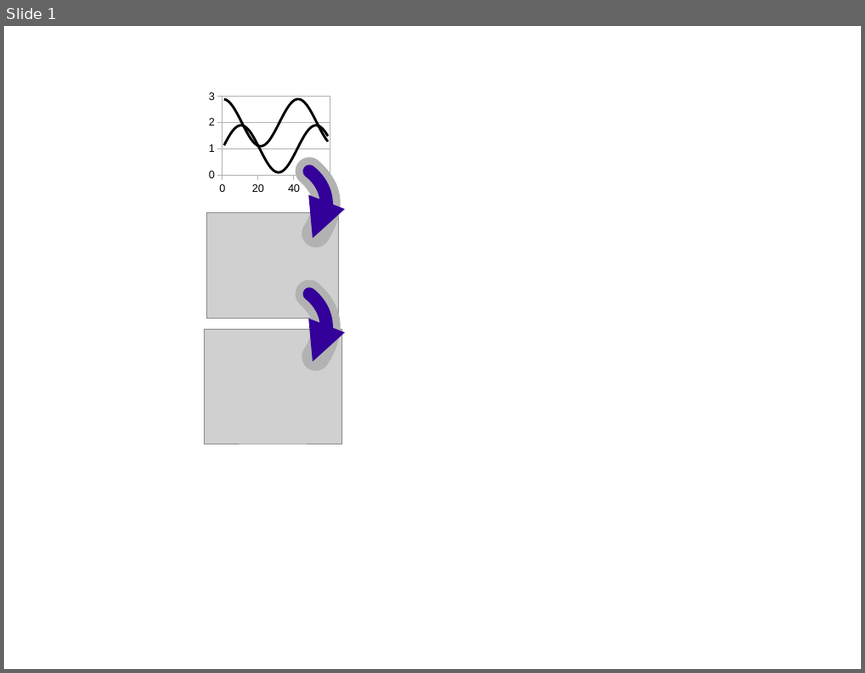
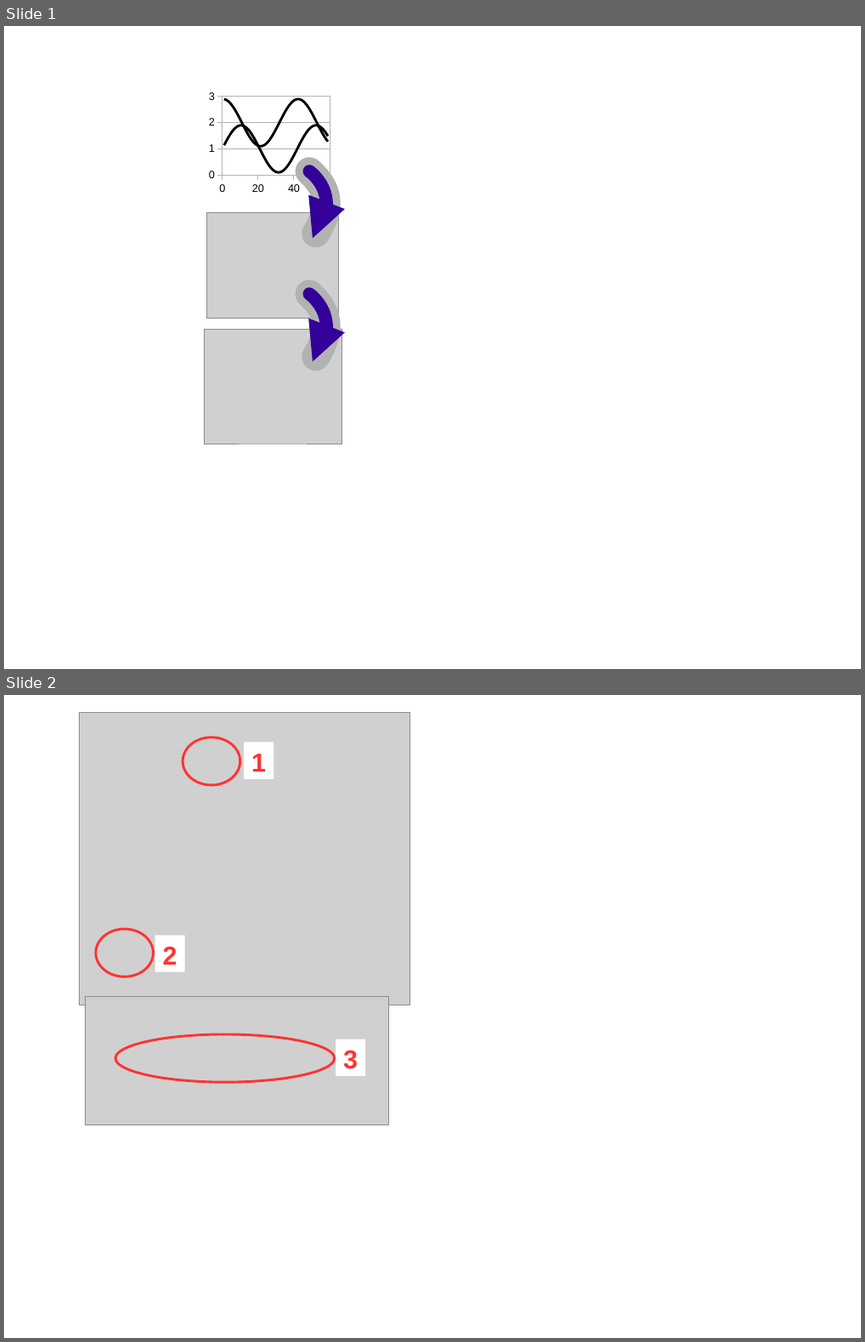
Before and after one commit to markummitchell/engauge-digitizer, a slide deck: dev/SpreadsheetsForDoc.odp. Shown one above the other, each under a label of ours: slide 1 before the commit, slides 1 and 2 after it. The pictures are 865x673 and 865x1342 pixels, drawn with LibreOffice and Linux fonts; fonts in the diff are those of the drawing; grey boxes stand for pictures. Boxes give left, top, right and bottom in pixels: in the first picture for what was removed or moved away, otherwise in the second. Text is boxed around its words. In the diff, an @@ line names an element or a change of style, - is before the commit and + after.

```diff
--- a/dev/SpreadsheetsForDoc.odp
+++ b/dev/SpreadsheetsForDoc.odp
@@ slide 2 added at (4,695,861,1338), background #FFFFFF @@
@@ picture added at (79,712,409,1004) @@
@@ ellipse added at (182,737,240,784), outline #FF3333 2.3 pt @@
@@ rectangle added at (244,743,273,779), fill #FFFFFF, 24 pt, text #FF3333, bold @@
+1
@@ ellipse added at (96,929,154,976), outline #FF3333 2.3 pt @@
@@ rectangle added at (154,936,184,972), fill #FFFFFF, 24 pt, text #FF3333, bold @@
+2
@@ picture added at (85,997,389,1126) @@
@@ ellipse added at (115,1034,335,1082), outline #FF3333 2.3 pt @@
@@ rectangle added at (336,1039,365,1076), fill #FFFFFF, 24 pt, text #FF3333, bold @@
+3
```
Also in this commit, not shown: 17 other files.
